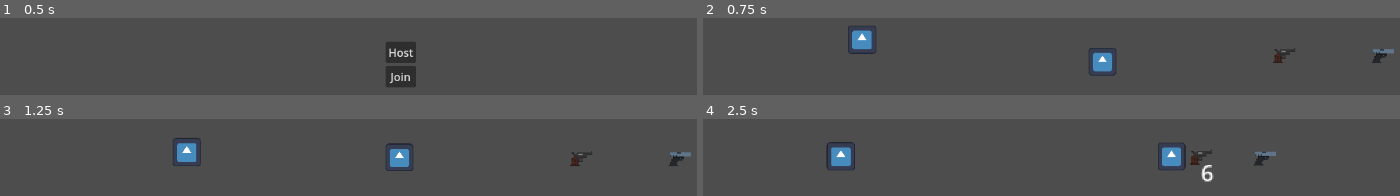
Above: before the commit, frames 1-4 (two rows, left to right).
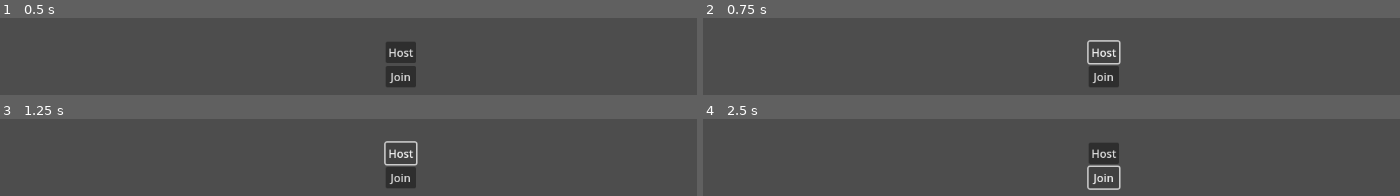
Above: after the commit, the same moments.

Repository: 1MochaChan1/bang
Game: Godot game, scene res://systems/scene_manager/GameManager.tscn
Two runs of this game, one before a commit and one after it. Both use one fixed random seed, a clock stepped at 60 frames per second and the inputs below. Before the commit the project starts from res://systems/ui/menu/MainMenu.tscn. The engine's default icon, where the game draws it, is replaced by a stand-in: a white triangle on a blue panel in a dark square.
Inputs (mouse positions are in pixels of both pictures, inside the frame that each line leads up to):
- Up to frame 1 (0.5 s): no input
- Up to frame 2 (0.75 s): click "Host" at 0.5 s
- Up to frame 3 (1.25 s): no input
- Up to frame 4 (2.5 s): click (1107, 177) at 1.25 s, where only the run after the commit has a clickable "Join"; hold D (right) from 2.03 s (still down)

Frame 1 is identical in both runs. In frame 2, 3.6% of the frame differs, in the area x 20-100%, y 10-90%; in frame 3, 3.6%; in frame 4, 4.4%, in the area x 17-83%, y 29-93%.

Commit message:
Managers created

Diff:
--- a/levels/MultiplayerGameManager.tscn
+++ /dev/null
@@ -1,6 +0,0 @@
-[gd_scene load_steps=2 format=3 uid="uid://cdxdpisewfhne"]
-
-[ext_resource type="Script" path="res://levels/multiplayer_gm.gd" id="1_f8d8h"]
-
-[node name="MultiplayerGameManager" type="Node2D"]
-script = ExtResource("1_f8d8h")
--- /dev/null
+++ b/levels/MultiplayerLevel.tscn
@@ -0,0 +1,70 @@
+[gd_scene load_steps=8 format=3 uid="uid://cdxdpisewfhne"]
+
+[ext_resource type="Script" path="res://levels/multiplayer_level.gd" id="1_6w1g1"]
+[ext_resource type="PackedScene" uid="uid://stvj1t76dei4" path="res://systems/player/Player.tscn" id="2_jgche"]
+[ext_resource type="PackedScene" uid="uid://cbo3bjwx2yunh" path="res://systems/pickup/WeaponPickup.tscn" id="4_m3rin"]
+[ext_resource type="Resource" uid="uid://d0b4c0nivpo6b" path="res://systems/arsenal/res/weapon_pistol.tres" id="5_khgw6"]
+
+[sub_resource type="RectangleShape2D" id="RectangleShape2D_crusc"]
+size = Vector2(1151.5, 154)
+
+[sub_resource type="RectangleShape2D" id="RectangleShape2D_aspag"]
+size = Vector2(1151.5, 154)
+
+[sub_resource type="RectangleShape2D" id="RectangleShape2D_0p5r6"]
+size = Vector2(444.75, 24)
+
+[node name="MultiplayerLevelManager" type="Node2D"]
+script = ExtResource("1_6w1g1")
+
+[node name="Spawner" type="Node2D" parent="."]
+position = Vector2(270, 410)
+
+[node name="Obstacles" type="Node" parent="."]
+
+[node name="Obstacle" type="StaticBody2D" parent="Obstacles"]
+collision_mask = 15
+
+[node name="CollisionShape2D" type="CollisionShape2D" parent="Obstacles/Obstacle"]
+position = Vector2(576.25, 570)
+shape = SubResource("RectangleShape2D_crusc")
+
+[node name="CollisionShape2D2" type="CollisionShape2D" parent="Obstacles/Obstacle"]
+position = Vector2(659, 333)
+scale = Vector2(-0.0321423, 1.76033)
+shape = SubResource("RectangleShape2D_aspag")
+
+[node name="Obstacle2" type="StaticBody2D" parent="Obstacles"]
+collision_mask = 15
+
+[node name="CollisionShape2D" type="CollisionShape2D" parent="Obstacles/Obstacle2"]
+position = Vector2(272, 159)
+shape = SubResource("RectangleShape2D_0p5r6")
+
+[node name="CollisionShape2D2" type="CollisionShape2D" parent="Obstacles/Obstacle2"]
+position = Vector2(895, 163)
+shape = SubResource("RectangleShape2D_0p5r6")
+
+[node name="CollisionShape2D3" type="CollisionShape2D" parent="Obstacles/Obstacle2"]
+position = Vector2(561, 75)
+shape = SubResource("RectangleShape2D_0p5r6")
+
+[node name="Control" type="Control" parent="."]
+layout_mode = 3
+anchors_preset = 0
+offset_right = 40.0
+offset_bottom = 40.0
+
+[node name="WeaponPickup" parent="." instance=ExtResource("4_m3rin")]
+position = Vector2(457, 461)
+
+[node name="WeaponPickup2" parent="." instance=ExtResource("4_m3rin")]
+position = Vector2(528, 461)
+weapon_type = ExtResource("5_khgw6")
+
+[node name="MultiplayerSpawner" type="MultiplayerSpawner" parent="."]
+_spawnable_scenes = PackedStringArray("res://systems/player/Player.tscn", "res://systems/pickup/WeaponPickup.tscn", "res://systems/arsenal/Bullet.tscn", "res://systems/arsenal/Weapon.tscn")
+spawn_path = NodePath("..")
+
+[node name="Player" parent="." instance=ExtResource("2_jgche")]
+position = Vector2(284, 361)
--- a/levels/GameManager.tscn
+++ b/levels/SinglePlayerLevel.tscn
@@ -1,6 +1,7 @@
-[gd_scene load_steps=8 format=3 uid="uid://ccq73u4jmnblm"]
+[gd_scene load_steps=9 format=3 uid="uid://ccq73u4jmnblm"]
 
 [ext_resource type="PackedScene" uid="uid://stvj1t76dei4" path="res://systems/player/Player.tscn" id="1_bil5k"]
+[ext_resource type="Script" path="res://levels/single_player_level.gd" id="1_h4g85"]
 [ext_resource type="PackedScene" uid="uid://bjuia56trttyj" path="res://systems/ai/Enemy.tscn" id="2_h3rv2"]
 [ext_resource type="Resource" uid="uid://d0b4c0nivpo6b" path="res://systems/arsenal/res/weapon_pistol.tres" id="4_g5ydl"]
 [ext_resource type="PackedScene" uid="uid://cbo3bjwx2yunh" path="res://systems/pickup/WeaponPickup.tscn" id="6_1pt2w"]
@@ -14,7 +15,8 @@
 [sub_resource type="RectangleShape2D" id="RectangleShape2D_60iqh"]
 size = Vector2(444.75, 24)
 
-[node name="GameManager" type="Node2D"]
+[node name="LevelManager" type="Node2D"]
+script = ExtResource("1_h4g85")
 
 [node name="Obstacles" type="Node" parent="."]
 
--- a/levels/multiplayer_gm.gd
+++ /dev/null
@@ -1,11 +0,0 @@
-extends Node2D
-
-
-# Called when the node enters the scene tree for the first time.
-func _ready():
-	pass # Replace with function body.
-
-
-# Called every frame. 'delta' is the elapsed time since the previous frame.
-func _process(delta):
-	pass
--- /dev/null
+++ b/levels/multiplayer_level.gd
@@ -0,0 +1 @@
+extends CustomScene
--- /dev/null
+++ b/levels/single_player_level.gd
@@ -0,0 +1 @@
+extends CustomScene
--- a/project.godot
+++ b/project.godot
@@ -11,7 +11,7 @@
 [application]
 
 config/name="Bang"
-run/main_scene="res://systems/ui/menu/MainMenu.tscn"
+run/main_scene="res://systems/scene_manager/GameManager.tscn"
 config/features=PackedStringArray("4.0", "Forward Plus")
 config/icon="res://icon.svg"
 
--- a/systems/arsenal/weapon.gd
+++ b/systems/arsenal/weapon.gd
@@ -23,12 +23,10 @@
 
 func _process(_delta):
 	if(weapon_type):
-		if(!reloading):
-			$Label.text = str(weapon_type.current_ammo)
-		else:
-			$Label.text = "reloading"
-		#	if(Input.is_action_pressed("ui_accept")):
-		#		shoot()
+#		if(!reloading):
+#			$Label.text = str(weapon_type.current_ammo)
+#		else:
+#			$Label.text = "reloading"
 		if(weapon_type.current_ammo < 1 and not reloading):
 			reload()
 
@@ -70,7 +68,6 @@
 func _on_fire_rate_timer_timeout():
 	can_shoot = true
 
-
 func _on_reload_timer_timeout():
 	can_shoot = true
 	reloading = false
--- a/systems/player/Player.tscn
+++ b/systems/player/Player.tscn
@@ -6,18 +6,29 @@
 
 [sub_resource type="RectangleShape2D" id="RectangleShape2D_vnx5g"]
 
+[sub_resource type="SceneReplicationConfig" id="SceneReplicationConfig_qm14k"]
+properties/0/path = NodePath(".:position")
+properties/0/spawn = true
+properties/0/sync = true
+properties/1/path = NodePath(".:scale")
+properties/1/spawn = true
+properties/1/sync = true
+properties/2/path = NodePath(".:rotation")
+properties/2/spawn = true
+properties/2/sync = true
+
 [node name="Player" type="CharacterBody2D"]
 collision_layer = 2
 collision_mask = 15
 script = ExtResource("1_1tca5")
 
-[node name="CollisionShape2D" type="CollisionShape2D" parent="."]
-shape = SubResource("RectangleShape2D_vnx5g")
-
-[node name="Sprite2D" type="Sprite2D" parent="CollisionShape2D"]
+[node name="Sprite2D" type="Sprite2D" parent="."]
 position = Vector2(-3.8147e-06, 3.8147e-06)
 scale = Vector2(0.15625, 0.15625)
 texture = ExtResource("2_c7qlk")
+
+[node name="CollisionShape2D" type="CollisionShape2D" parent="."]
+shape = SubResource("RectangleShape2D_vnx5g")
 
 [node name="Camera2D" type="Camera2D" parent="."]
 zoom = Vector2(2, 2)
@@ -32,4 +43,7 @@
 [node name="KnockbackTimer" type="Timer" parent="."]
 wait_time = 0.1
 
+[node name="MultiplayerSynchronizer" type="MultiplayerSynchronizer" parent="."]
+replication_config = SubResource("SceneReplicationConfig_qm14k")
+
 [connection signal="timeout" from="KnockbackTimer" to="." method="_on_knockback_timer_timeout"]
--- a/systems/player/player.gd
+++ b/systems/player/player.gd
@@ -7,17 +7,30 @@
 @onready var weapon = $WeaponPos/Weapon
 @onready var knockback_timer = $KnockbackTimer
 
+
 var facing_right=true;
 var is_getting_knocked_back:bool = false
 var knockback:Vector2
 
 
+func get_local_authority() -> bool:
+	return is_multiplayer_authority()
+
+
+func _enter_tree():
+	set_multiplayer_authority(self.name.to_int())
+
+
 func _ready():
-	weapon.connect("weapon_switched", weapon_switch)
-	pass
+	if(get_local_authority()):
+		weapon.connect("weapon_switched", weapon_switch)
+		$Camera2D.make_current()
+
 
 func _process(_delta):
-	handle_input(_delta)
+	if(get_local_authority()):
+		handle_input(_delta)
+
 
 func handle_input(delta):
 	velocity.y += GRAVITY * delta
@@ -40,6 +53,7 @@
 
 	move_and_slide()
 
+
 func set_x_scale(dir:Vector2):
 	var x_scale = dir.normalized().x
 	if(x_scale > 0):
@@ -49,8 +63,11 @@
 		scale.y = -1
 		rotation_degrees = 180
 
+
+@rpc("any_peer")
 func weapon_switch(new_weapon:Weapon):
 	weapon.weapon_type = new_weapon
+
 
 func add_knockback(dir:Vector2):
 	knockback = dir
--- /dev/null
+++ b/systems/scene_manager/GameManager.tscn
@@ -0,0 +1,15 @@
+[gd_scene load_steps=4 format=3 uid="uid://p4aununc68d4"]
+
+[ext_resource type="Script" path="res://systems/scene_manager/multiplayer_manager.gd" id="1_8n0tl"]
+[ext_resource type="Script" path="res://systems/scene_manager/scene_manager.gd" id="1_jtaff"]
+[ext_resource type="Script" path="res://systems/scene_manager/game_manager.gd" id="1_ycxdc"]
+
+[node name="GameManager" type="Node"]
+script = ExtResource("1_ycxdc")
+
+[node name="MultiplayerManager" type="Node" parent="." node_paths=PackedStringArray("scene_manager")]
+script = ExtResource("1_8n0tl")
+scene_manager = NodePath("../SceneManager")
+
+[node name="SceneManager" type="Node" parent="."]
+script = ExtResource("1_jtaff")
--- /dev/null
+++ b/systems/scene_manager/custom_scene.gd
@@ -0,0 +1,7 @@
+class_name CustomScene extends Node
+
+signal scene_changed(from:StringName, to:StringName, scene_data:Dictionary)
+
+const MainMenu:StringName="res://systems/ui/menu/MainMenu.tscn"
+const SinglePlayerLevel:StringName = "res://levels/SinglePlayerLevel.tscn"
+const MultiplayerLevel:StringName = "res://levels/MultiplayerLevel.tscn"
--- /dev/null
+++ b/systems/scene_manager/game_manager.gd
@@ -0,0 +1,9 @@
+class_name GameManager extends Node
+
+@onready var multiplayer_manager:MultiplayerManager = $MultiplayerManager
+@onready var scene_manager:SceneManager = $SceneManager
+
+func _ready():
+	if(scene_manager.current_scene is MainMenu):
+		scene_manager.current_scene.on_click_server_create.connect(
+			func():print("server created"))
--- /dev/null
+++ b/systems/scene_manager/multiplayer_manager.gd
@@ -0,0 +1,30 @@
+class_name MultiplayerManager extends Node
+
+const PORT = 9999
+const IP_ADDRESS = "localhost"
+
+@export var scene_manager:SceneManager
+
+var player_scene = preload("res://systems/player/Player.tscn")
+var enet = ENetMultiplayerPeer.new()
+
+func _ready():
+	scene_manager.server_created.connect(create_server)
+	scene_manager.client_created.connect(create_client)
+
+func create_server(port:=9999):
+	enet.create_server(port)
+	multiplayer.multiplayer_peer = enet
+	enet.peer_connected.connect(_create_player)
+
+	_create_player(multiplayer.get_unique_id())
+
+func create_client(port:=9999):
+	enet.create_client(IP_ADDRESS, port)
+	multiplayer.multiplayer_peer = enet
+
+func _create_player(_id):
+
+	var player = player_scene.instantiate()
+	player.name = str(_id)
+	scene_manager.current_scene.add_child(player)
--- /dev/null
+++ b/systems/scene_manager/scene_manager.gd
@@ -0,0 +1,27 @@
+class_name SceneManager extends Node
+
+var current_scene:CustomScene
+var _current_scene_path:String = CustomScene.MainMenu
+
+signal server_created()
+signal client_created()
+
+
+func _ready():
+	current_scene = load(_current_scene_path).instantiate()
+	current_scene.scene_changed.connect(_handle_scene_change)
+#	if(current_scene is MainMenu):
+#		current_scene.on_click_server_create.connect(
+#			func():server_created.emit())
+#		current_scene.on_click_client_create.connect(
+#			func():client_created.emit())
+	add_child(current_scene)
+
+func _handle_scene_change(_from:StringName, to:StringName):
+	if(_current_scene_path != to):
+		var next_scene:CustomScene = load(str(to)).instantiate()
+		next_scene.scene_changed.connect(_handle_scene_change)
+		add_child(next_scene)
+		current_scene.queue_free()
+		current_scene = next_scene
+		_current_scene_path = to
--- a/systems/ui/menu/MainMenu.tscn
+++ b/systems/ui/menu/MainMenu.tscn
@@ -1,8 +1,25 @@
-[gd_scene load_steps=2 format=3 uid="uid://baaqctb7xb5jx"]
+[gd_scene load_steps=3 format=3 uid="uid://baaqctb7xb5jx"]
 
 [ext_resource type="Script" path="res://systems/ui/menu/main_menu.gd" id="1_hf3ug"]
 
-[node name="Control" type="Control"]
+[sub_resource type="RectangleShape2D" id="RectangleShape2D_aho36"]
+
+[node name="MainMenu" type="Node"]
+script = ExtResource("1_hf3ug")
+
+[node name="Area2D" type="StaticBody2D" parent="."]
+position = Vector2(628, 162)
+scale = Vector2(80, 5)
+collision_layer = 15
+collision_mask = 15
+
+[node name="CollisionShape2D" type="CollisionShape2D" parent="Area2D"]
+shape = SubResource("RectangleShape2D_aho36")
+
+[node name="Spawner" type="Node2D" parent="."]
+position = Vector2(396, 130)
+
+[node name="Control" type="Control" parent="."]
 layout_mode = 3
 anchors_preset = 8
 anchor_left = 0.5
@@ -15,21 +32,24 @@
 offset_bottom = 52.0
 grow_horizontal = 2
 grow_vertical = 2
-script = ExtResource("1_hf3ug")
 
-[node name="GridContainer" type="GridContainer" parent="."]
+[node name="GridContainer" type="GridContainer" parent="Control"]
 layout_mode = 0
 offset_right = 44.0
 offset_bottom = 66.0
 metadata/_edit_use_anchors_ = true
 
-[node name="Host" type="Button" parent="GridContainer"]
+[node name="Host" type="Button" parent="Control/GridContainer"]
 layout_mode = 2
 text = "Host"
 
-[node name="Join" type="Button" parent="GridContainer"]
+[node name="Join" type="Button" parent="Control/GridContainer"]
 layout_mode = 2
 text = "Join"
 
-[connection signal="pressed" from="GridContainer/Host" to="." method="_on_host_pressed"]
-[connection signal="pressed" from="GridContainer/Join" to="." method="_on_join_pressed"]
+[node name="MultiplayerSpawner" type="MultiplayerSpawner" parent="."]
+_spawnable_scenes = PackedStringArray("res://systems/player/Player.tscn")
+spawn_path = NodePath("..")
+
+[connection signal="pressed" from="Control/GridContainer/Host" to="." method="_on_host_pressed"]
+[connection signal="pressed" from="Control/GridContainer/Join" to="." method="_on_join_pressed"]
--- a/systems/ui/menu/main_menu.gd
+++ b/systems/ui/menu/main_menu.gd
@@ -1,18 +1,18 @@
-extends Control
+class_name MainMenu extends CustomScene
+
+signal on_click_server_create()
+signal on_click_client_create()
 
 
-# Called when the node enters the scene tree for the first time.
-func _ready():
-	pass # Replace with function body.
-
-
-# Called every frame. 'delta' is the elapsed time since the previous frame.
-func _process(delta):
-	pass
+func _on_join_pressed():
+	on_click_client_create.emit()
+#	scene_changed.emit(self.MainMenu, self.MultiplayerLevel)
 
 
 func _on_host_pressed():
-	get_tree().change_scene_to_file("res://levels/GameManager.tscn")
+	on_click_server_create.emit()
+#	scene_changed.emit(self.MainMenu, self.MultiplayerLevel)
 
-func _on_join_pressed():
-	get_tree().change_scene_to_file("res://levels/GameManager.tscn")
+
+func _on_area_2d_area_entered(area):
+	print(area)
Not shown: 1 places in systems/player/Player.tscn that only renumber resources
